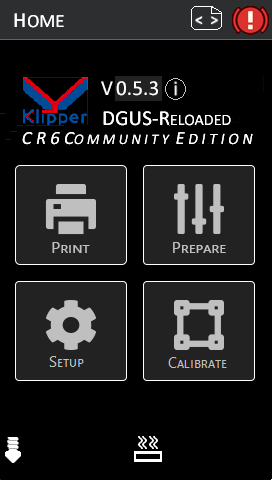
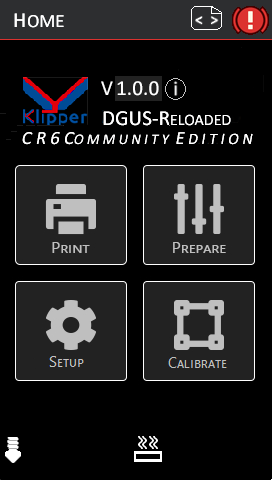
Layers edited between the first and the second 272 × 480 image:
renamed "0.5.3" to "1.0.0", painted on it over [left=116, top=81, right=159, bottom=96]
